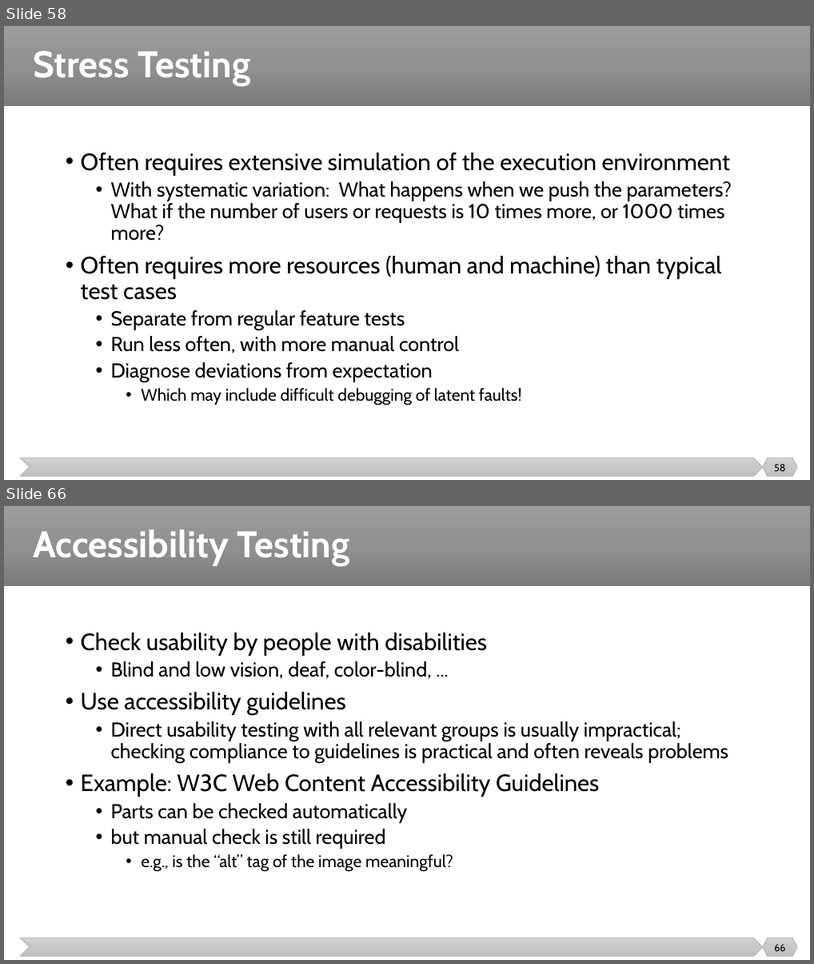
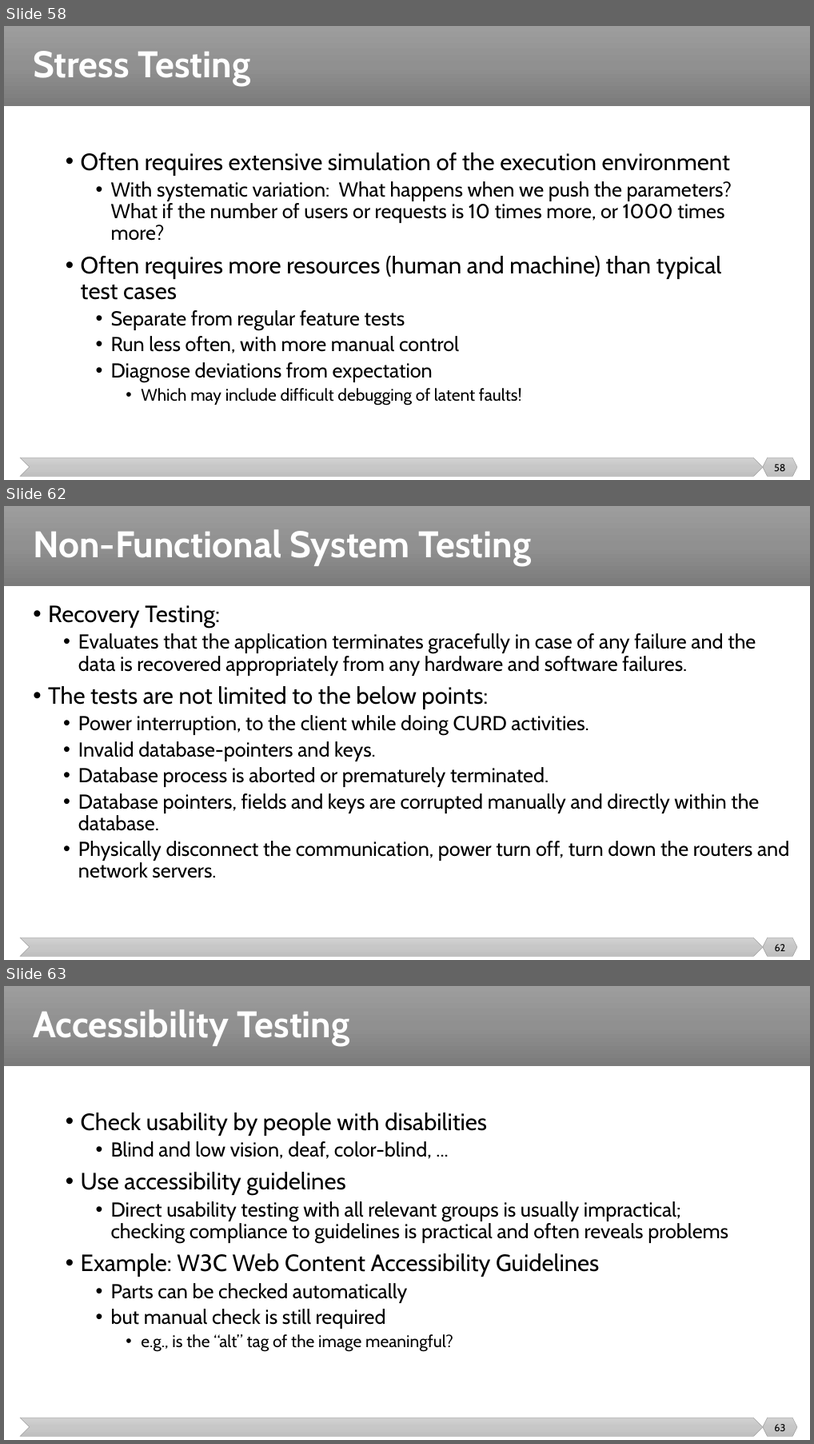
Before and after one commit to malenezi/malenezi, a slide deck: SE401/Lectures/8-Integration, System and Regression Testing/System Testing.pptx. Shown one above the other, each under a label of ours: slides 58 and 66 before the commit, slides 58, 62 and 63 after it; the slides between them are not shown. The pictures are 814x964 and 814x1444 pixels, drawn with LibreOffice and Linux fonts; fonts in the diff are those of the drawing. Boxes give left, top, right and bottom in pixels: in the first picture for what was removed or moved away, otherwise in the second. Text is boxed around its words. In the diff, an @@ line names an element or a change of style, - is before the commit and + after.

Commit message:
up

```diff
--- a/SE401/Lectures/8-Integration, System and Regression Testing/System Testing.pptx
+++ b/SE401/Lectures/8-Integration, System and Regression Testing/System Testing.pptx
@@ slide 62 added at (4, 506, 810, 960), background #FFFFFF; not listed: 3 template elements that a slide beside it also shows @@
@@ title added at (33, 529, 531, 566), 44 pt, text #FFFFFF, bold @@
+Non-Functional System Testing
@@ text added at (48, 605, 790, 878), 24 pt, text #000000 @@
+• Recovery Testing:
+  • Evaluates that the application terminates gracefully in case of any failure and the data is recovered appropriately from any hardware and software failures.
+• The tests are not limited to the below points:
+  • Power interruption, to the client while doing CURD activities.
+  • Invalid database-pointers and keys.
+  • Database process is aborted or prematurely terminated.
+  • Database pointers, fields and keys are corrupted manually and directly within the database.
+  • Physically disconnect the communication, power turn off, turn down the routers and network servers.
@@ page number added at (775, 944, 786, 951), 12 pt, text #000000 @@
+62
@@ what was slide 66 is now slide 63 @@
@@ page number at (774, 1424, 786, 1431): text changed @@
-66
+63
```
Also in this commit, not shown: 1 slide changed, 7 other slides added, 4 slides removed.
